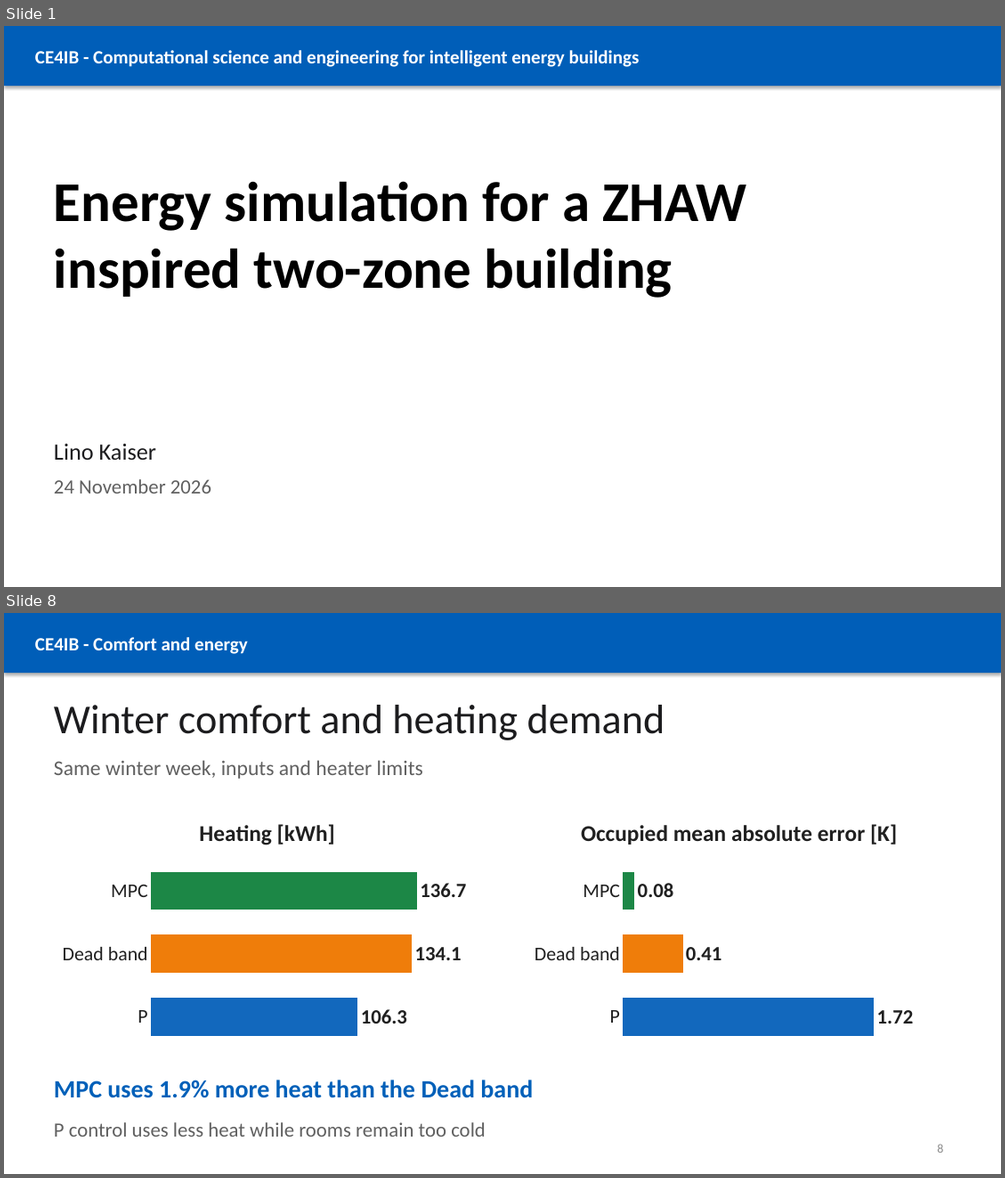
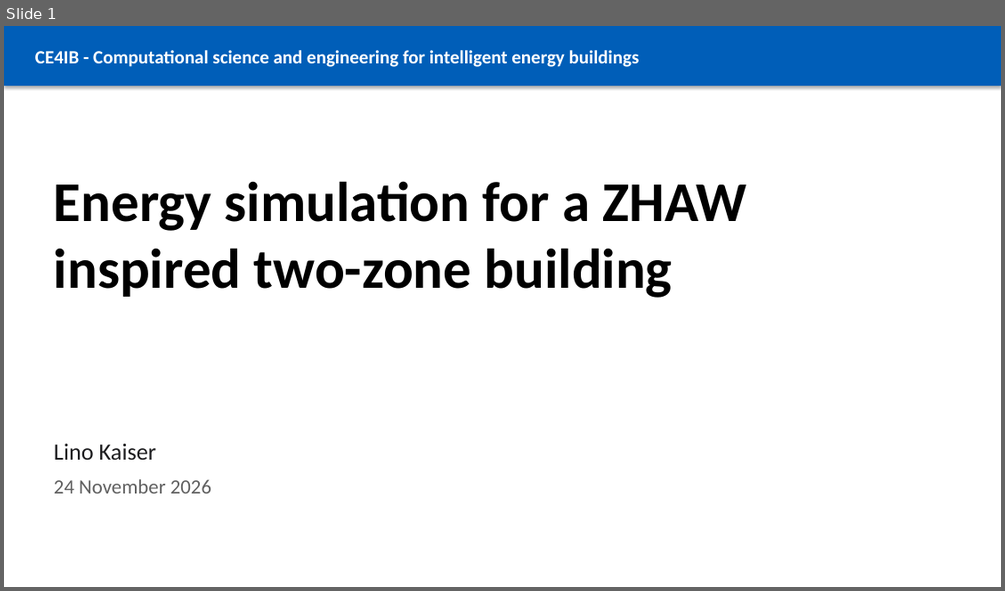
Before and after one commit to linokaiser/CE4IB, a slide deck: presentations/CE4IB_Building_Energy_Simulation.pptx. Shown one above the other, each under a label of ours: slides 1 and 8 before the commit, slide 1 after it; the slides between them are not shown. The pictures are 1005x1178 and 1005x591 pixels, drawn with LibreOffice and Linux fonts; fonts in the diff are those of the drawing. Boxes give left, top, right and bottom in pixels: in the first picture for what was removed or moved away, otherwise in the second. Text is boxed around its words. In the diff, an @@ line names an element or a change of style, - is before the commit and + after.

Commit message:
added p controller, updated präsi

```diff
--- a/presentations/CE4IB_Building_Energy_Simulation.pptx
+++ b/presentations/CE4IB_Building_Energy_Simulation.pptx
@@ slide 8 removed at (4, 613, 1001, 1174), background #FFFFFF @@
@@ rectangle removed at (4, 613, 1001, 673) @@
@@ text removed at (35, 637, 247, 654) @@
-CE4IB - Comfort and energy
@@ title removed at (54, 705, 665, 740) @@
-Winter comfort and heating demand
@@ text removed at (54, 760, 423, 779) @@
-Same winter week, inputs and heater limits
@@ bar chart removed at (54, 803, 481, 1053) @@
-title "Heating [kWh]"
-categories: P, Dead band, MPC
-Heating [kWh]: 106.3, 134.1, 136.7
@@ bar chart removed at (526, 803, 953, 1053) @@
-title "Occupied mean absolute error [K]"
-categories: P, Dead band, MPC
-Occupied mean absolute error [K]: 1.72, 0.41, 0.08
@@ text removed at (54, 1079, 533, 1098) @@
-MPC uses 1.9% more heat than the Dead band
@@ text removed at (54, 1122, 485, 1136) @@
-P control uses less heat while rooms remain too cold
@@ page number removed at (937, 1143, 943, 1152) @@
-8
```
Also in this commit, not shown: 4 slides changed, 3 slides added, 4 other slides removed, 5 other files.
